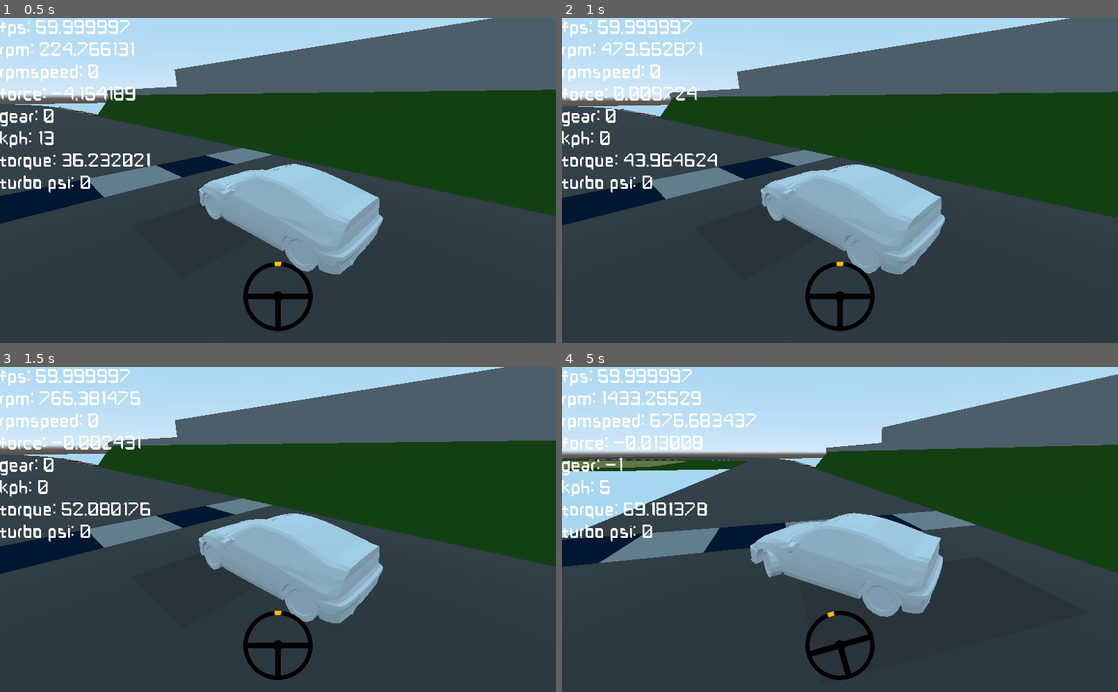
Above: before the commit, frames 1-4 (two rows, left to right).
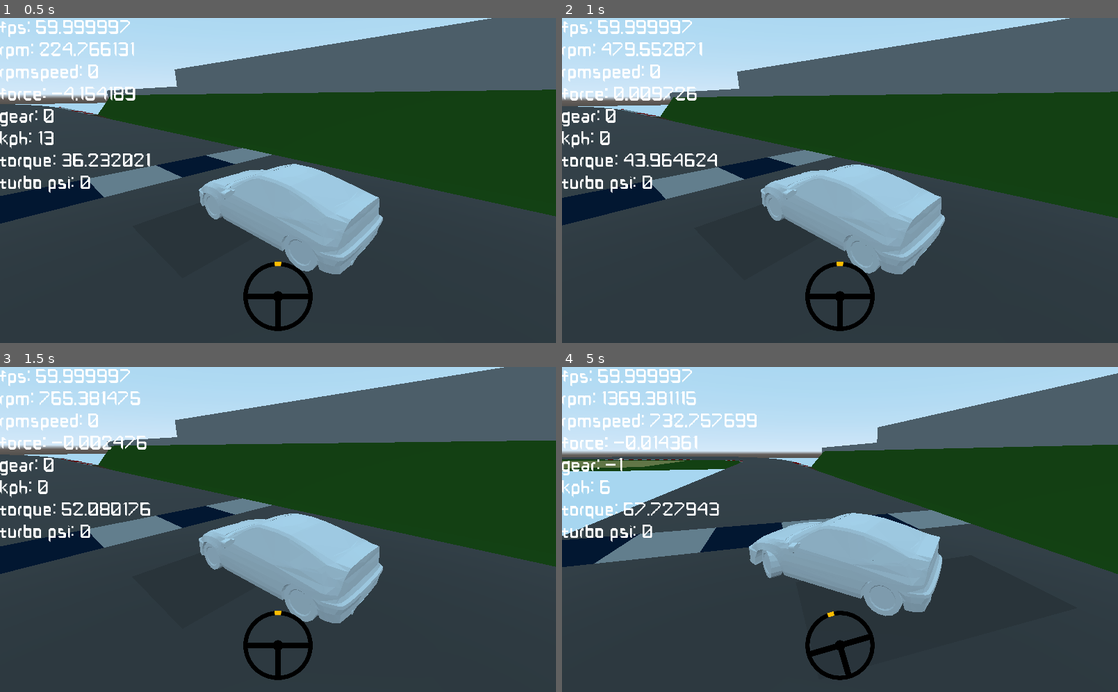
Above: after the commit, the same moments.

Repository: jreo03/g-rcp
Game: Godot game, scene res://world.tscn
Same seed, same stepped clock (60 frames per second), same inputs: the game is played once before the commit and once after it.
Inputs (mouse positions are in pixels of both pictures, inside the frame that each line leads up to):
- Up to frame 1 (0.5 s): no input
- Up to frame 2 (1 s): move the mouse to (812, 245) at 0.52 s; hold P (shiftup) from 0.53 s (still down); hold Right mouse button (brake_mouse) from 0.53 s (still down)
- Up to frame 3 (1.5 s): keep holding P (shiftup); move the mouse to (444, 578) at 1.27 s; release Right mouse button (brake_mouse) at 1.28 s; tap Shift (clutch) at 1.35 s
- Up to frame 4 (5 s): move the mouse to (673, 480) at 2.02 s; release P (shiftup) at 2.03 s; hold W (clutch_mouse) 2.03-2.78 s; hold A (left) 2.03-3.53 s; move the mouse to (867, 529) at 2.77 s; click (867, 529) at 2.85 s; move the mouse to (756, 448) at 3.52 s; hold S (brake) 3.53-4.28 s; tap Q (shiftdown_mouse) at 3.6 s; move the mouse to (962, 513) at 4.27 s; hold D (right) from 4.28 s (still down); tap E (shiftup_mouse) at 4.35 s

Frame 1 is identical in both runs. In frame 2, less than 0.1% of the frame differs, in the area x 15-99%, y 20-30%; in frame 3, less than 0.1%; in frame 4, 2.3%, in the area x 0-100%, y 1-77%.

Commit message:
Update wheel.gd

Diff:
--- a/RCP/main scripts/wheel.gd
+++ b/RCP/main scripts/wheel.gd
@@ -846,7 +846,7 @@
 
 	get_parent().apply_impulse((orgin-get_parent().global_transform.origin)*1.0,(get_node("contact_axis/force").global_transform.origin-global_transform.origin)/weight)
 
-	get_parent().apply_impulse((global_transform.origin-get_parent().global_transform.origin)*1.0,(get_node("contact_axis/force_susp").global_transform.origin-global_transform.origin)/weight)
+	get_parent().apply_impulse((get_node("geometry").global_transform.origin-get_parent().global_transform.origin)*1.0,(get_node("contact_axis/force_susp").global_transform.origin-global_transform.origin)/weight)
 
 	# animations
 	get_node("animation").global_transform.origin = get_node("geometry").global_transform.origin
